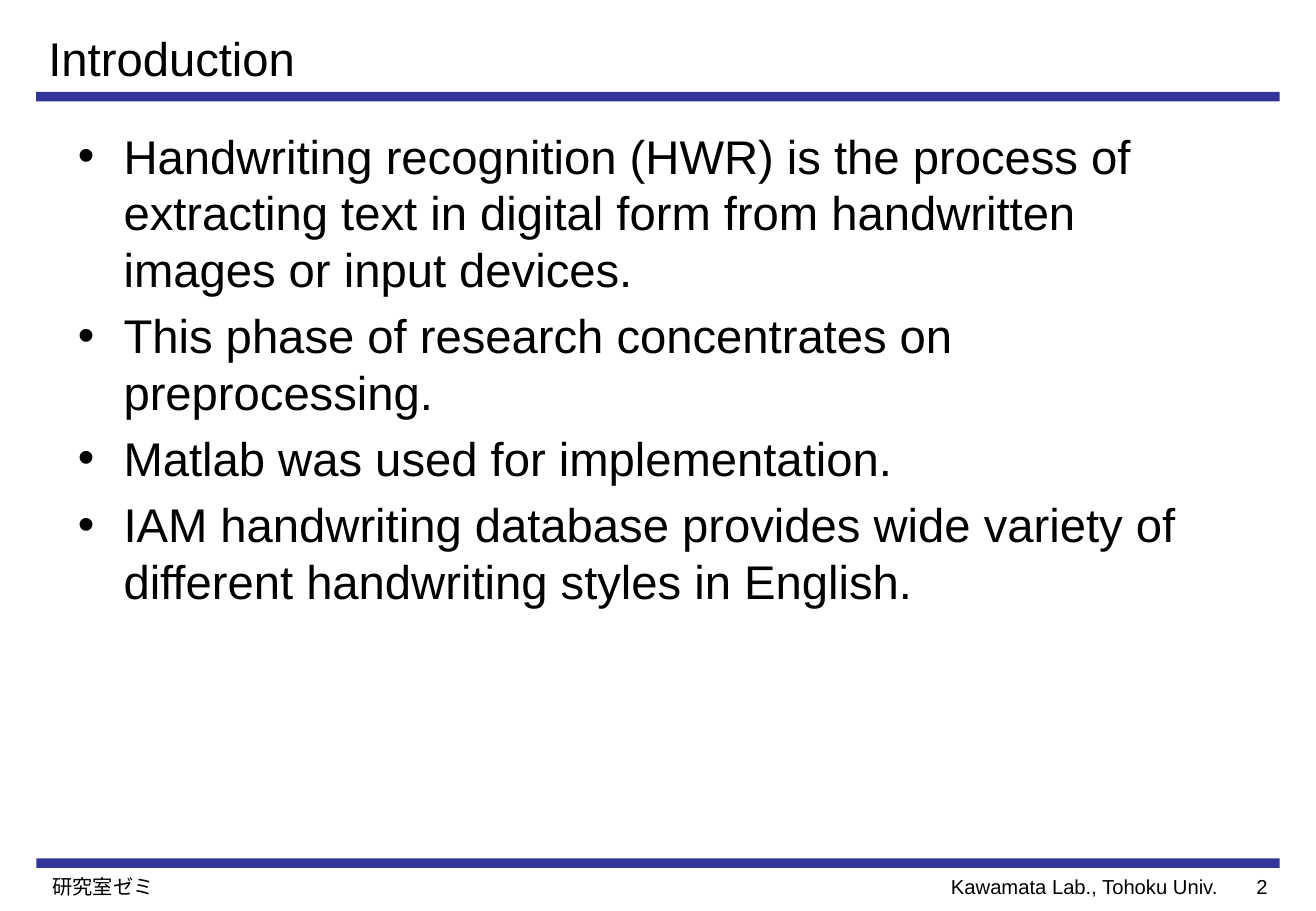
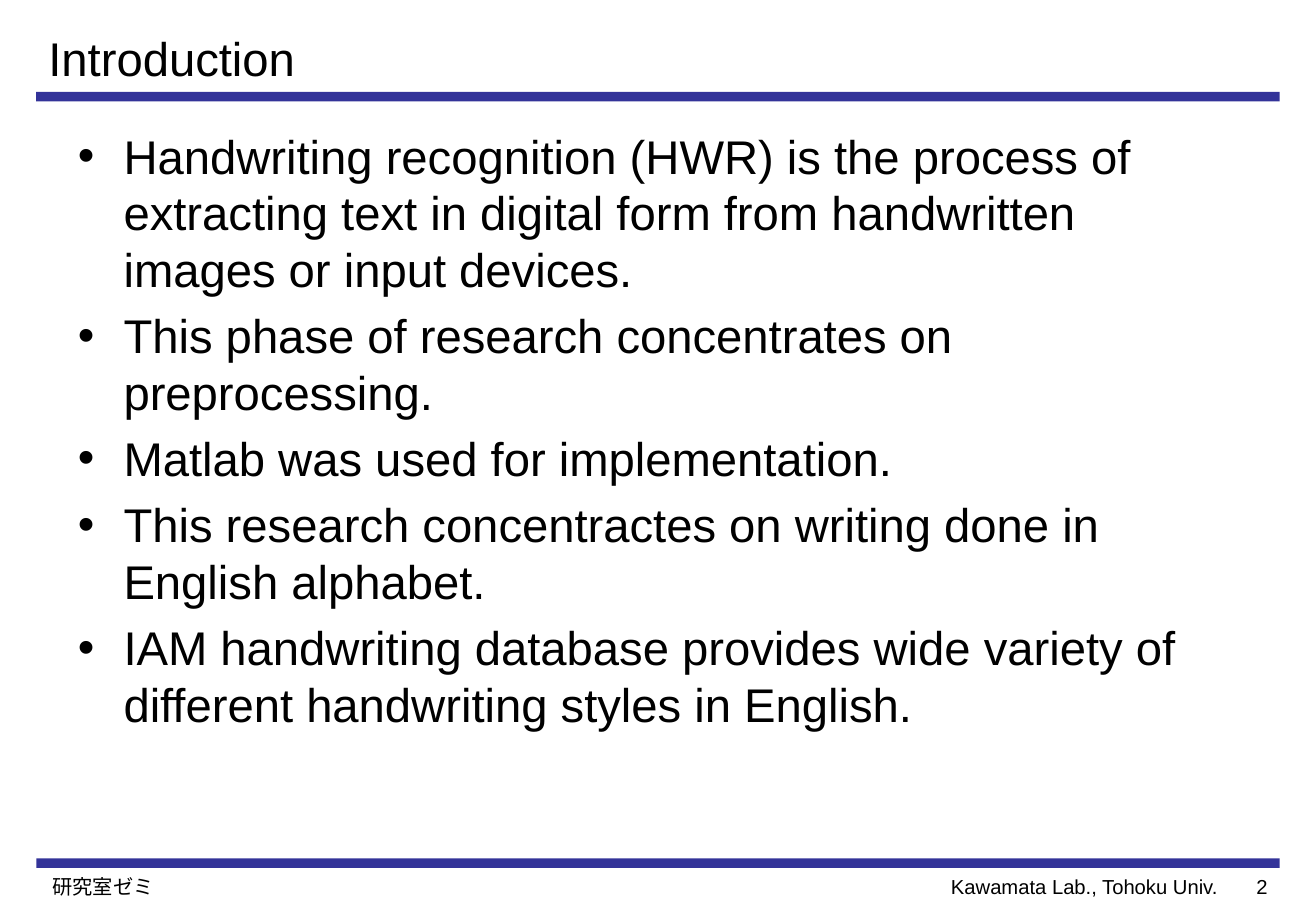
Before and after one commit to Perttu-/Handwriting-recognition, a slide deck: slide 3 of reports & presentations/Preprocessing and Feature Extraction for.pptx. Drawn at 1316x911 pixels with LibreOffice and Linux fonts; fonts in the diff are those of the drawing. Boxes give left, top, right and bottom in pixels: in the first picture for what was removed or moved away, otherwise in the second. Text is boxed around its words. In the diff, an @@ line names an element or a change of style, - is before the commit and + after.

```diff
--- a/reports & presentations/Preprocessing and Feature Extraction for.pptx
+++ b/reports & presentations/Preprocessing and Feature Extraction for.pptx
@@ text at box(124, 507, 1099, 609): paragraph added @@
+• This research concentractes on writing done in English alphabet.
```
Also in this commit, not shown: 7 other slides changed, 7 slides removed, 56 other files.
